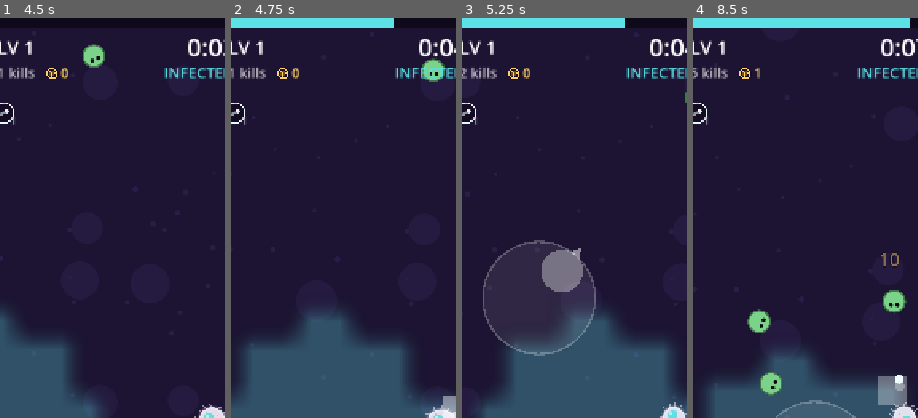
Above: before the commit, frames 1-4 (left to right).
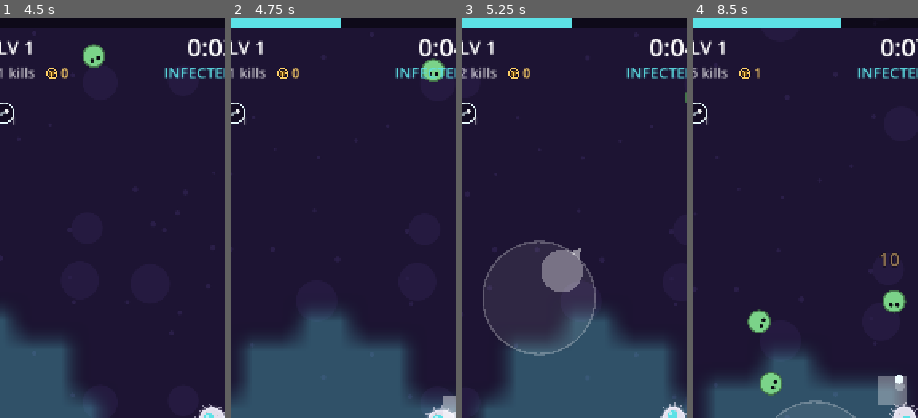
Above: after the commit, the same moments.

Repository: yousufkamran222-code/survivor-lite
Game: Godot game, scene res://scenes/main.tscn
Same seed, same stepped clock (60 frames per second), same inputs: the game is played once before the commit and once after it.
Inputs (mouse positions are % of the whole screen's width and height, from its top left):
- Up to frame 1 (4.5 s): click "PLAY" at 0.5 s; tap Enter at 1.25 s; move the mouse to (72, 45) at 1.27 s; hold D 1.28-2 s; tap 1 at 1.35 s; click (72, 45) at 1.42 s; tap Space at 1.52 s; drag from (30, 55) to (45, 70) at 2.02 s; move the mouse to (60, 28) at 2.77 s; hold D 2.78-3.5 s; tap E at 2.85 s; drag from (45, 70) to (20, 35) at 3.52 s; move the mouse to (80, 65) at 4.27 s; hold A from 4.28 s (still down); tap Q at 4.35 s
- Up to frame 2 (4.75 s): keep holding A; tap Space at 4.52 s
- Up to frame 3 (5.25 s): release A at 5 s; drag from (20, 35) to (35, 25) at 5.02 s
- Up to frame 4 (8.5 s): move the mouse to (55, 50) at 5.77 s; hold S 5.78-6.5 s; tap 1 at 5.85 s; click (55, 50) at 5.92 s; drag from (35, 25) to (30, 55) at 6.52 s; move the mouse to (72, 45) at 7.27 s; hold W 7.28-8 s; tap E at 7.35 s; tap Space at 7.52 s; drag from (30, 55) to (45, 70) at 8.02 s
The pictures show only the part of the screen within x 3-53%, y 0-50%; the shares and areas given below are measured in that part.

Frame 1 is identical in both runs. In frame 2, 0.6% of the frame differs, in the area x 48-73%, y 0-3%; in frame 3, 0.6%; in frame 4, 0.8%, in the area x 65-97%, y 0-3%.

Commit message:
Slower level-ups: all XP x0.7 (xp.gain_mult)
- New balance.xp.gain_mult 0.7, applied to gems and Infection claim XP in every
  mode (stacks with Growth and the Outbreak XP bonus). Damage untouched.
- Sim: mean_sec_per_level and mean_levels_by_2min.
- Bot, seeds 600-1100 x 8 (48 runs per mode), before -> after:
  Classic   win 27% -> 19%, p10 2:18-3:08 -> 2:19-2:50, p50 2:56-5:00 -> 4:11-4:42,
            p90 4:44-5:00 -> 4:42-5:00, level p50 12-18 -> 8-14, levels@2:00 7.0 -> 5.2
  Infection win 27% -> 21%, p10 1:56-2:41 -> 1:50-2:19, p50 2:31-3:42 -> 2:14-5:00,
            p90 2:59-5:00 -> 2:46-5:00, level p50 20-26 -> 15-33, levels@2:00 14.3 -> 10.8
  Swarm     win 27% -> 15%, p10 1:08-2:18 -> 1:29-2:17, p50 2:26-5:00 -> 2:17-3:44,
            p90 3:26-5:00 -> 3:23-5:00, level p50 13-32 -> 9-12, levels@2:00 9.6 -> 6.7
  Nucleus   win 32% -> 31%, p50 2:22-5:59 -> 2:24-6:09, level p50 9-17 -> 8-14
- Tests: claim-XP threshold scales with gain_mult; new gem gain_mult test. 151 tests.
- Docs: PIPELINE, DECISIONS D-022, SESSION_HANDOFF, CLAUDE.md, SPEC.

Co-Authored-By: Claude Opus 5.5 <noreply@anthropic.com>
Claude-Session: https://claude.ai/code/session_01Gsp3Vofy7NFve13ayFdCLg

Diff:
--- a/data/balance.json
+++ b/data/balance.json
@@ -95,6 +95,7 @@
     "base": 5,
     "linear": 3,
     "quad": 0.1,
+    "gain_mult": 0.7,
     "gem_speed": 650,
     "max_gems": 120
   },
--- a/scripts/core/world.gd
+++ b/scripts/core/world.gd
@@ -1282,7 +1282,7 @@
 func _update_gems(dt: float) -> void:
 	var pr := float(bal.player.pickup_radius) * (1.0 + float(stats.magnet))
 	var speed := float(bal.xp.gem_speed)
-	var gain := 1.0 + float(stats.xp_gain)
+	var gain := (1.0 + float(stats.xp_gain)) * float(bal.xp.get("gain_mult", 1.0))
 	if outbreak_t > 0.0:
 		gain *= float(bal.outbreak.get("xp_mult", 1.0))  # frenzy: boosted XP
 	var i := 0
@@ -1513,7 +1513,7 @@
 			_damage(i, e_maxhp[i] * frac, Vector2.ZERO)
 	_process_dead()
 	# Bigger loops pay out: XP per claimed tile.
-	xp += claimed.size() * float(bal.territory.get("claim_xp_per_tile", 0.0)) * (1.0 + float(stats.xp_gain))
+	xp += claimed.size() * float(bal.territory.get("claim_xp_per_tile", 0.0)) * (1.0 + float(stats.xp_gain)) * float(bal.xp.get("gain_mult", 1.0))
 	_emit({"type": "claim", "tiles": claimed.size(), "cells": claimed, "infected": terr.infected_fraction()})
 
 
--- a/tests/test_territory.gd
+++ b/tests/test_territory.gd
@@ -155,7 +155,7 @@
 	var w := _world()
 	var xp0 := w.xp
 	_walk(w, [Vector2(150, 0), Vector2(500, 0), Vector2(500, 400), Vector2(0, 400), Vector2(0, 150), Vector2(0, 0)])
-	check(w.xp > xp0 + 10.0, "a big loop pays XP (%.1f)" % (w.xp - xp0))
+	check(w.xp > xp0 + 10.0 * float(data().balance.xp.get("gain_mult", 1.0)), "a big loop pays XP (%.1f)" % (w.xp - xp0))
 
 
 func test_more_land_means_more_pressure() -> void:
--- a/tests/test_world.gd
+++ b/tests/test_world.gd
@@ -162,6 +162,15 @@
 	check(w.xp > 0.0)
 
 
+func test_xp_gain_mult_scales_gems() -> void:
+	var w := _world()
+	w.xp_next = 1.0e6  # no level-ups in the way
+	w._drop_gem(w.p_pos + Vector2(10, 0), 10.0)
+	for i in 30:
+		w._update_gems(DT)
+	check_near(w.xp, 10.0 * float(data().balance.xp.gain_mult), 0.001, "balance.xp.gain_mult applies to gems")
+
+
 func test_gem_cap_keeps_new_drops_where_the_kill_was() -> void:
 	# Regression: at the cap, XP used to merge into a random (often far,
 	# off-screen) gem, so nearby kills looked like they dropped nothing.
--- a/tools/sim/balance_sim.gd
+++ b/tools/sim/balance_sim.gd
@@ -88,6 +88,7 @@
 	var peak_enemies := 0
 	var peak_allies := 0
 	var hp_at_boss := -1.0
+	var levels_2min := -1
 	while w.state in ["playing", "levelup", "chest", "defense_won"] and w.time < 1800.0:
 		if w.state == "defense_won":
 			if free:
@@ -106,6 +107,8 @@
 		w.step(DT, bot.move(w))
 		peak_enemies = maxi(peak_enemies, w.enemy_count())
 		peak_allies = maxi(peak_allies, w.ally_count)
+		if levels_2min < 0 and w.time >= 120.0:
+			levels_2min = w.level - 1
 		if hp_at_boss < 0.0 and w.boss_index >= 0:
 			hp_at_boss = w.p_hp / w.p_max_hp
 	return {
@@ -115,6 +118,7 @@
 		"evolutions": w.evolved.size(), "chests": w.chests_opened, "elites": w.elites_killed,
 		"infected": w.terr.infected_fraction() if w.terr != null else 0.0,
 		"conversions": w.conversions, "peak_allies": peak_allies,
+		"sec_per_level": w.time / maxf(w.level - 1, 1), "levels_2min": levels_2min,
 		"ally_share": w.ally_damage / maxf(w.damage_dealt, 1.0), "harvested": w.gems_harvested, "orders": w.order_changes,
 		"waves_cleared": w.waves_cleared, "towers": w.towers_built, "core_left": w.core_hp / w.core_max if w.def_on else 0.0,
 		"gold": Progression.run_gold(d.balance, w.kills, w.time, w.boss_killed, w.state == "won", 0.0, w.bonus_gold_kills()),
@@ -142,6 +146,8 @@
 	var convs := 0
 	var allies := 0
 	var ally_share := 0.0
+	var spl := 0.0
+	var l2 := 0.0
 	var harvested := 0
 	var order_n := 0
 	var waves := []
@@ -162,6 +168,8 @@
 		convs += r.conversions
 		allies += r.peak_allies
 		ally_share += r.ally_share
+		spl += r.sec_per_level
+		l2 += maxi(r.levels_2min, 0)
 		harvested += r.harvested
 		order_n += r.orders
 		if r.won:
@@ -199,6 +207,8 @@
 		"mean_infected": snappedf(infected / maxf(results.size(), 1), 0.001),
 		"mean_conversions": snappedf(float(convs) / maxf(results.size(), 1), 0.1),
 		"mean_peak_allies": snappedf(float(allies) / maxf(results.size(), 1), 0.1),
+		"mean_sec_per_level": snappedf(spl / maxf(results.size(), 1), 0.1),
+		"mean_levels_by_2min": snappedf(l2 / maxf(results.size(), 1), 0.1),
 		"mean_ally_damage_share": snappedf(ally_share / maxf(results.size(), 1), 0.001),
 		"mean_gems_harvested": snappedf(float(harvested) / maxf(results.size(), 1), 0.1),
 		"mean_order_changes": snappedf(float(order_n) / maxf(results.size(), 1), 0.1),
Not shown, changed: CLAUDE.md
Not shown, changed: docs/DECISIONS.md
Not shown, changed: docs/PIPELINE.md
Not shown, changed: docs/SESSION_HANDOFF.md
Not shown, changed: docs/SPEC.md
